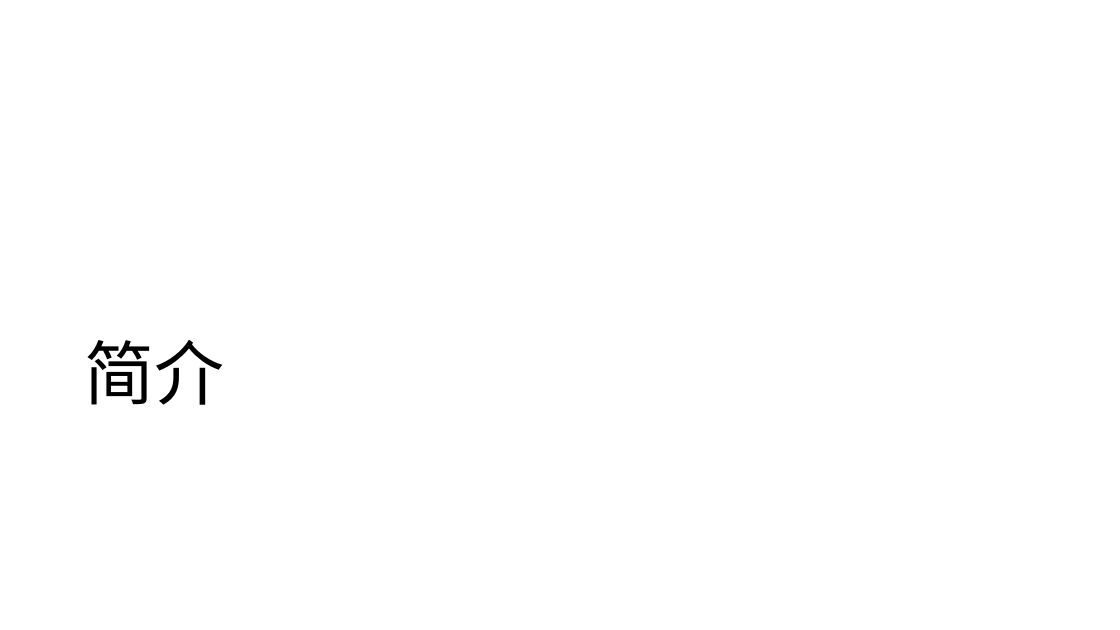
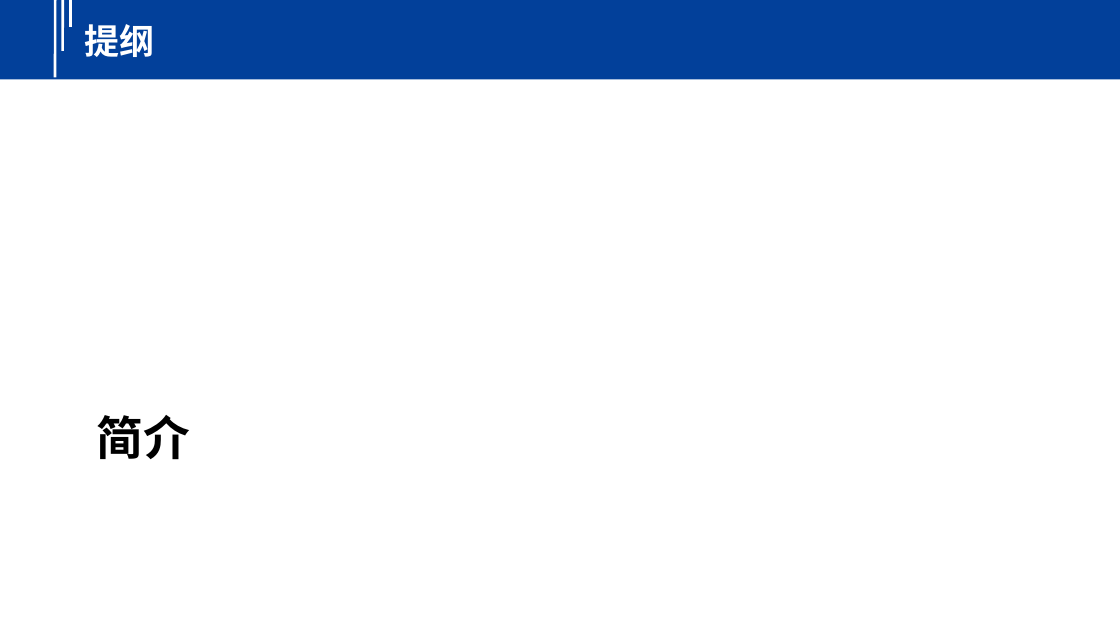
Before and after one commit to yindaheng98/Notebook, a slide deck: slide 2 of 学习笔记/Docker/Cgroups.pptx. Drawn at 1120x630 pixels with LibreOffice and Linux fonts; fonts in the diff are those of the drawing. Boxes give left, top, right and bottom in pixels: in the first picture for what was removed or moved away, otherwise in the second. Text is boxed around its words. In the diff, an @@ line names an element or a change of style, - is before the commit and + after.

```diff
--- a/学习笔记/Docker/Cgroups.pptx
+++ b/学习笔记/Docker/Cgroups.pptx
@@ rectangle added at (0,0,1120,79), fill #02409A @@
@@ line added from (55, 0) to (55, 77), #FFFFFF 2.25 pt @@
@@ line added from (63, 0) to (63, 51), #FFFFFF 2.25 pt @@
@@ line added from (71, 0) to (71, 28), #FFFFFF 2.25 pt @@
@@ text added at (84,24,154,57), 30 pt, text #FFFFFF, bold @@
+提纲
@@ title "简介": place and size @@
-title "简介" at (85,340,225,405)
+title "简介" at (97,415,190,460)
@@ title "简介" at (97,415,190,460): size 60 to 40 pt, font Noto Sans CJK SC to Calibri, bold on; line spacing 0.9 to 1; vertical alignment bottom to top @@
```
Also in this commit, not shown: 9 other slides changed, 8 other files.
